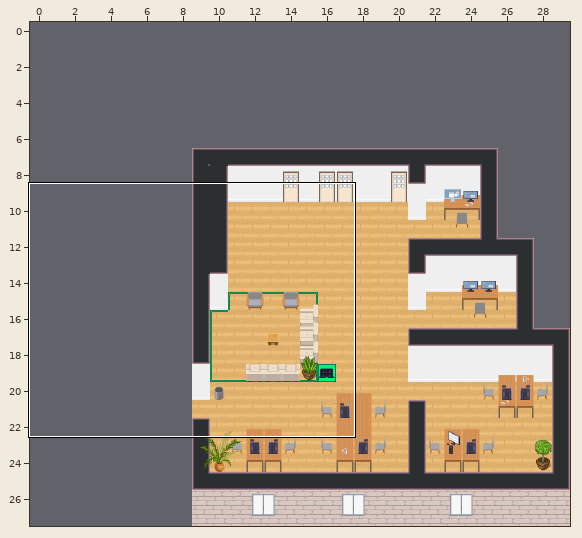
Level history. Tiled map (JSON): maps/rennes.tmj. The picture above shows the old version from afar; the outline marks the close-up.
Close-up. First the earlier version:
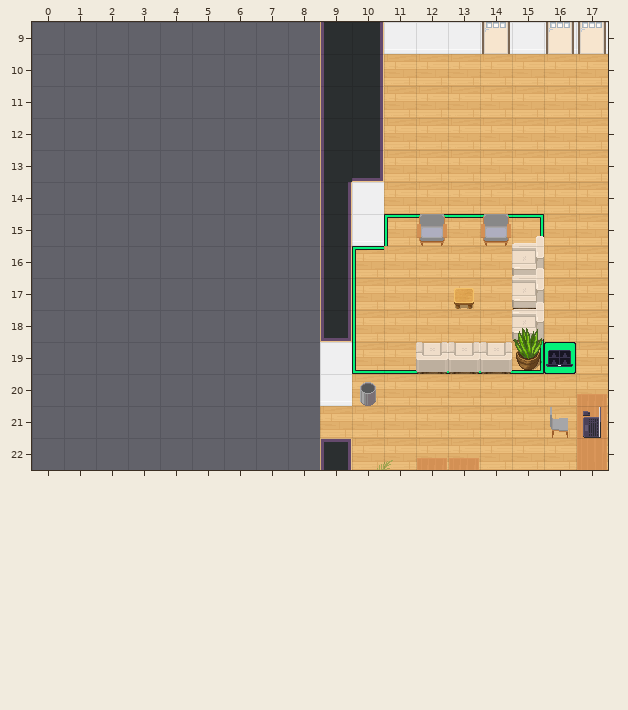
Cells are 32x32 px. Shown: x 0..17, y 9..22. The commit also changed other parts of the map, which this record leaves out. The old version is drawn lined up with the new one.
After the commit:
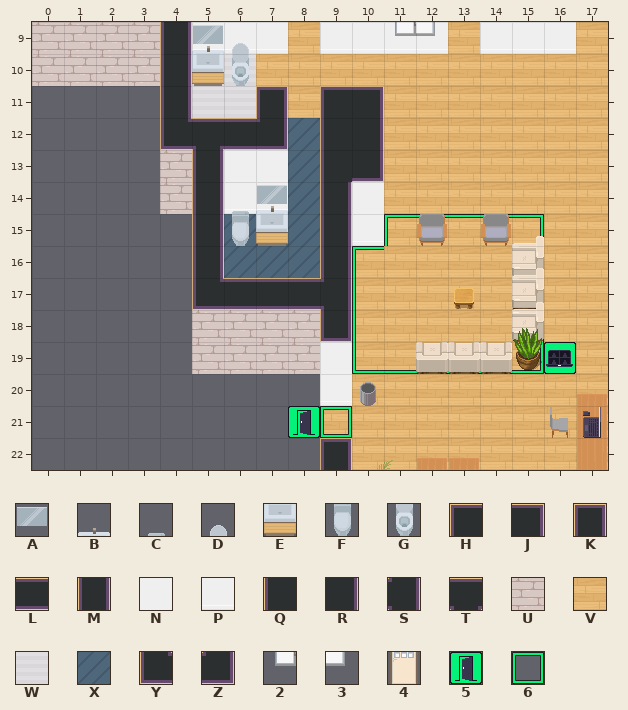
Key: from "WA_Other_Furniture": A 48, B 51, C 52, D 53, E 63, F 64, G 65; from "WA_Room_Builder": H 25, J 26, K 31, L 94, M 102, N 119, P 144, Q 150, R 152, S 158, T 160, U 310, V 350, W 358, X 360, Y 368, Z 374, 2 800, 3 801, 4 985; from "WA_User_Interface": 5 73, 6 160.
_ is an empty cell, . an unchanged one.
The edit:
map size 21x21 -> 30x28 cells (old content now starts at 9,7; both pictures use the new coordinates)
--- layer "floor/floor1"
@@ x 5..17 @@
- 9 ..._...._..._
-10 ____.........
-11 __._.........
-12 ..._.........
-13 ..._.........
-14 ..._.........
-15 .___.........
-16 .___.........
+ 9 ...V....V...V
+10 WWVV.........
+11 WW.V.........
+12 ...X.........
+13 ...X.........
+14 ...X.........
+15 .XXX.........
+16 .XXX.........
--- layer "floor/floor2"
@@ x 8..9 @@
-21 __
+21 56
--- layer "walls/walls1"
@@ x 0..17 @@
- 9 ________.QR..P...P
-10 _____....QR.......
-11 ...._.._.QR.......
-12 ....____..........
-13 ....____..........
-14 ....____..........
-15 ....._............
-16 ....._............
-17 .....____M........
-18 .....____.........
-19 .....____.........
+ 9 UUUUMPPP.PP.._..._
+10 UUUUM....__.......
+11 ....M..K.HJ.......
+12 ....YTLZ..........
+13 ....UMNN..........
+14 ....UMPP..........
+15 .....M............
+16 .....M............
+17 .....YLLLS........
+18 .....UUUU.........
+19 .....UUUU.........
--- layer "walls/walls2"
@@ x 5..17 @@
- 9 _.....__.4.44
+ 9 A.....23._.__
@@ x 7..7 @@
-14 _
+14 A
--- layer "furniture/furniture1"
@@ x 5..6 @@
- 9 __
-10 __
+ 9 BD
+10 EG
@@ x 6..7 @@
-14 __
-15 __
+14 CB
+15 FE
Boxes around the changes in both close-ups, in picture pixels (x1, y1, x2, y2):
changed: (32, 22, 510, 374)
changed: (546, 22, 608, 54)
added: (288, 406, 352, 438)
